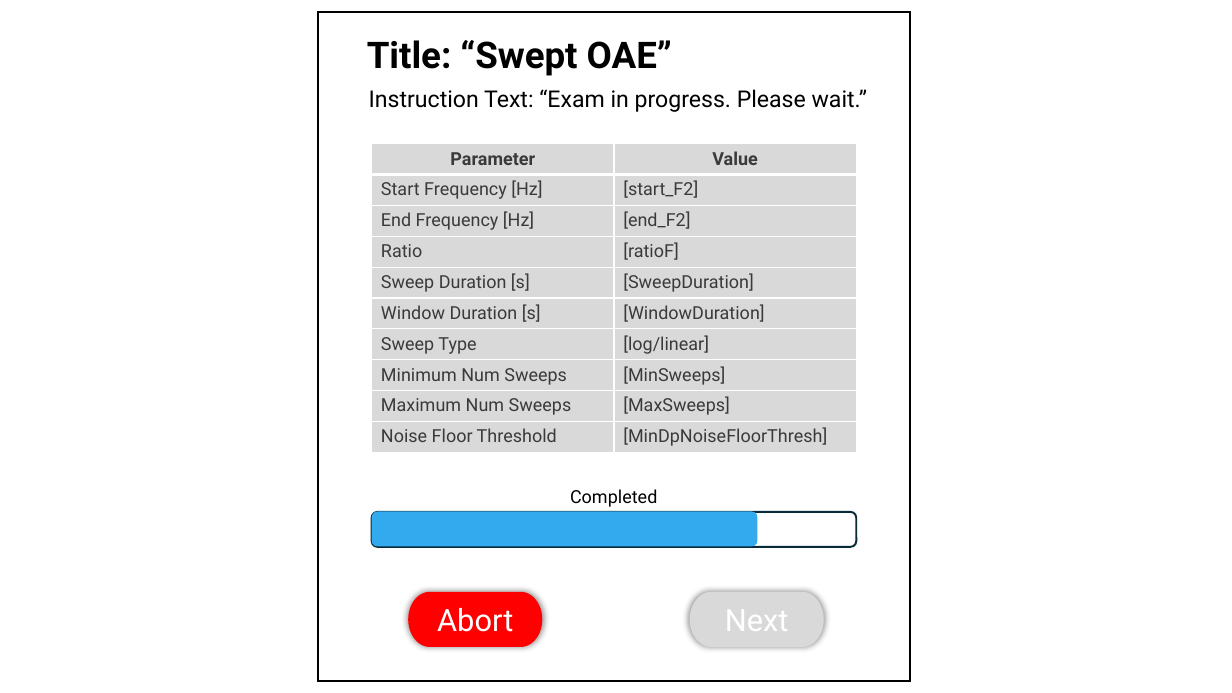
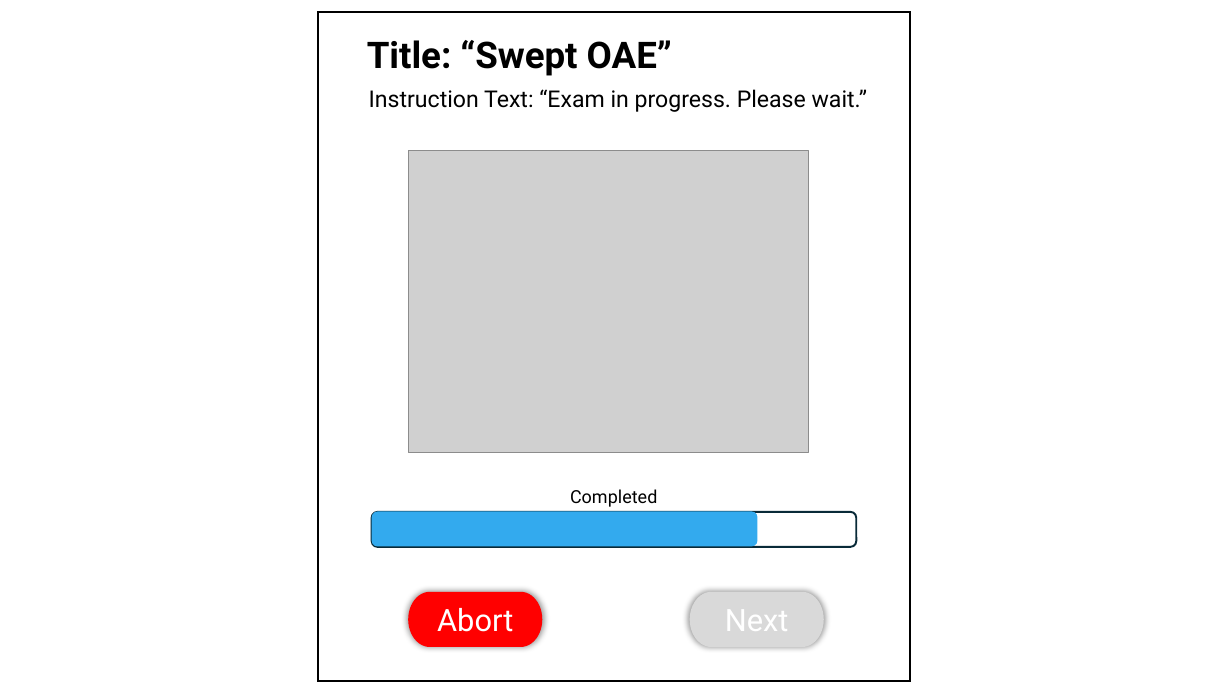
Before and after one commit to OpenHearing/TabSINT, a slide deck: slide 2 of Specifications/swept-oae/GUI-Screens.pptx. Drawn at 1232x693 pixels with LibreOffice and Linux fonts; fonts in the diff are those of the drawing; grey boxes stand for pictures. Boxes give left, top, right and bottom in pixels: in the first picture for what was removed or moved away, otherwise in the second. Text is boxed around its words. In the diff, an @@ line names an element or a change of style, - is before the commit and + after.

```diff
--- a/Specifications/swept-oae/GUI-Screens.pptx
+++ b/Specifications/swept-oae/GUI-Screens.pptx
@@ table removed at (x1=372, y1=144, x2=856, y2=452), 10 rows, 2 columns @@
-Parameter | Value
-Start Frequency [Hz] | [start_F2]
-End Frequency [Hz] | [end_F2]
-Ratio | [ratioF]
-Sweep Duration [s] | [SweepDuration]
-Window Duration [s] | [WindowDuration]
-Sweep Type | [log/linear]
-Minimum Num Sweeps | [MinSweeps]
-Maximum Num Sweeps | [MaxSweeps]
-Noise Floor Threshold | [MinDpNoiseFloorThresh]
@@ picture added at (x1=409, y1=151, x2=809, y2=453) @@
@@ rectangle removed at (x1=642, y1=401, x2=791, y2=447) @@
```
Also in this commit, not shown: 1 other file.
